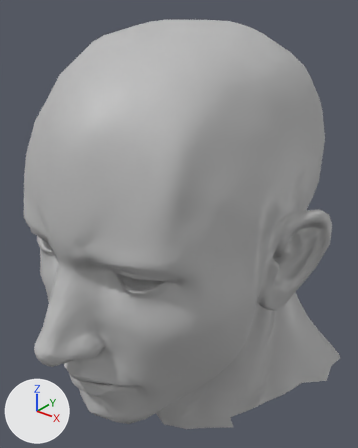
A saved change to the glTF model godot-client/assets/base/Base_Male_Head.gltf.
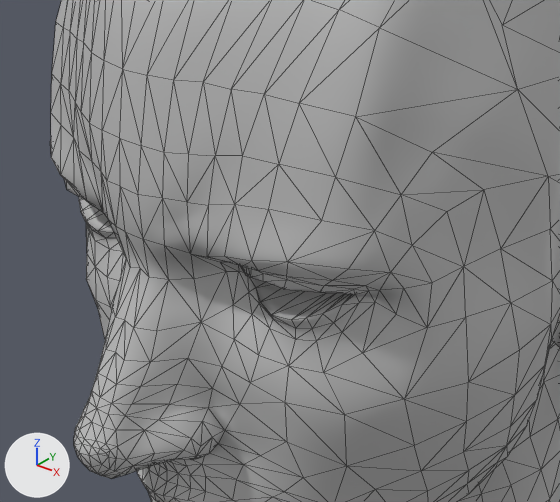
Each version is shown whole from a 50 mm camera at (0.182, -0.226, 1.828) aimed at (-0.006, 0.009, 1.683), then close up on the part from 0% to 73% of the width and 32% to 84% of the height. The lights are fixed; the arrows at lower left show +X, +Y and +Z. The last two pictures show the newer version. The close-ups show mesh edges as thin lines.

The first close-up shows 'Base_Head'.
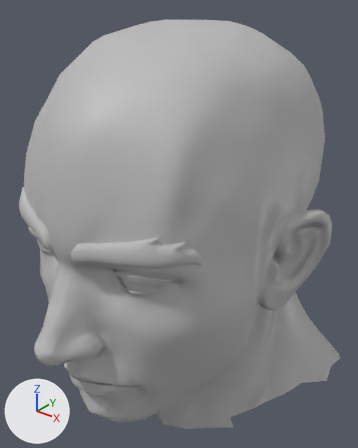
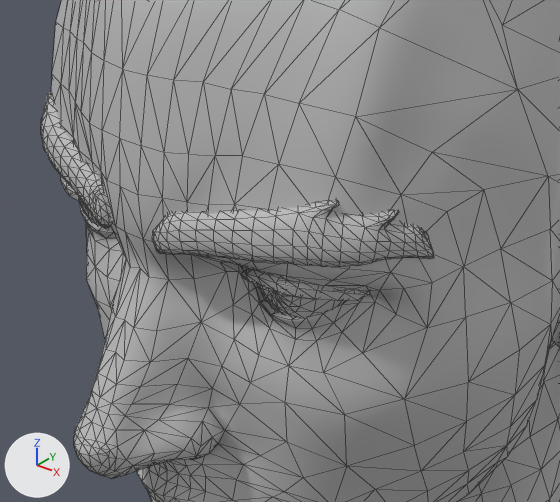
What differs and where, as boxes (x1, y1, x2, y2) in the close-ups (560 x 502 px):
'Eyebrows', added: after (41, 93, 434, 301)
'Eyes', added (mostly hidden): after (79, 201, 344, 317)

The change, as a diff of the scene's bpy script:
```diff
--- a/godot-client/assets/base/Base_Male_Head.gltf.py
+++ b/godot-client/assets/base/Base_Male_Head.gltf.py
@@ mat_mi_eyes @@
+mat_mi_eyes = bpy.data.materials.new('MI_Eyes')
+# nodes: BsdfPrincipled, Mix, OutputMaterial, VertexColor
@@ mat_mi_hair_1 @@
+mat_mi_hair_1 = bpy.data.materials.new('MI_Hair_1')
+# nodes: BsdfPrincipled, Mix, OutputMaterial, VertexColor
@@ me_face_001 @@
+me_face_001.from_pydata(...)  # a UV sphere (16 segments, 13 rings, poles along y) spanning x 0.0188..0.0487, y -0.0806..-0.0512, z 1.6836..1.7135; a UV sphere (16 segments, 13 rings, poles along y) spanning x -0.0487..-0.0188, y -0.0806..-0.0512, z 1.6836..1.7135
+me_face_001.materials.append(mat_mi_eyes)  # its picture is missing
@@ me_face @@
+me_face.from_pydata(...)  # 558 vertices, 984 faces; spans x -0.0623..0.0623, y -0.0945..-0.0569, z 1.6949..1.7255
+me_face.materials.append(mat_mi_hair_1)  # its picture is missing
@@ ob_eyes @@
+ob_eyes = bpy.data.objects.new('Eyes', me_face_001)
+ob_eyes.location = (0.0, 0.0, 0.0)
@@ ob_eyebrows @@
+ob_eyebrows = bpy.data.objects.new('Eyebrows', me_face)
+ob_eyebrows.location = (0.0, 0.0, 0.0)
```
